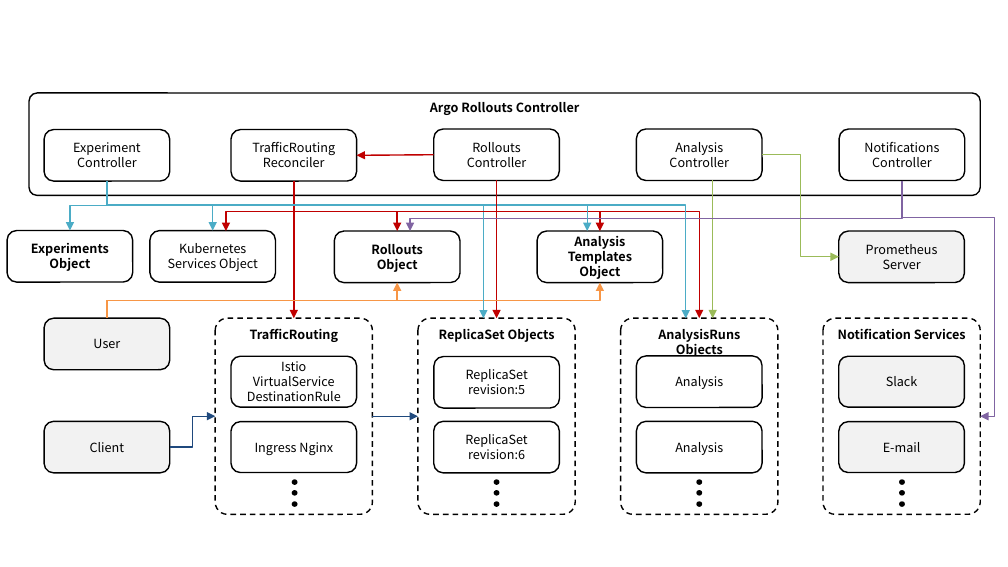
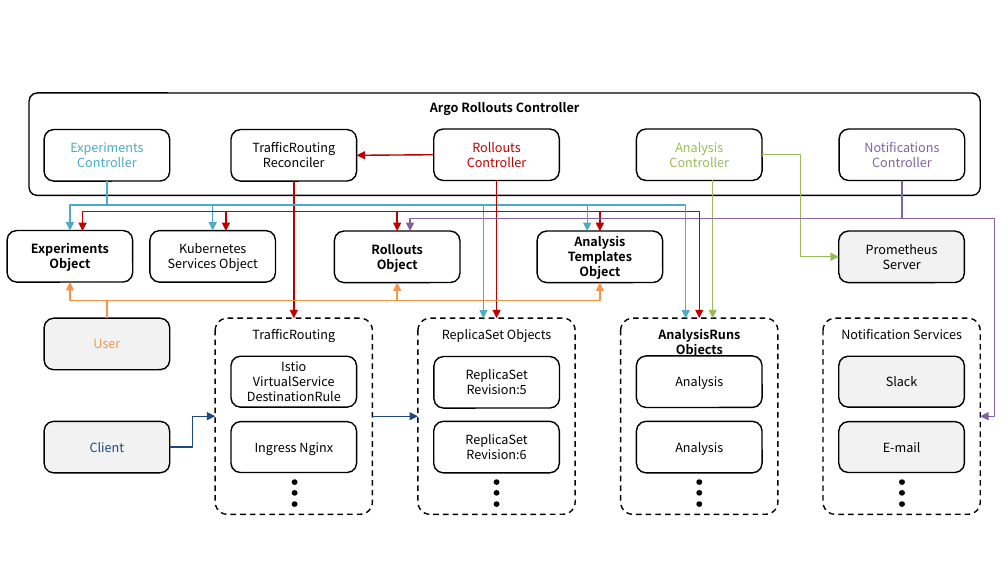
Before and after one commit to ssup2/blog-software, a slide deck: slide 1 of content/docs/theory-analysis/argo-rollouts/images/images.pptx. Drawn at 1008x567 pixels with LibreOffice and Linux fonts; fonts in the diff are those of the drawing. Boxes give left, top, right and bottom in pixels: in the first picture for what was removed or moved away, otherwise in the second. Text is boxed around its words. In the diff, an @@ line names an element or a change of style, - is before the commit and + after.

```diff
--- a/content/docs/theory-analysis/argo-rollouts/images/images.pptx
+++ b/content/docs/theory-analysis/argo-rollouts/images/images.pptx
@@ text in rounded rectangle at <box>70,142,143,167</box>: text changed; text colour #000000 to #4BACC6 @@
-Experiment Controller
+Experiments Controller
@@ rounded rectangle "Rollouts" at <box>433,129,559,180</box>: text colour #000000 to #C00000 @@
@@ rounded rectangle "Analysis" at <box>636,129,762,180</box>: text colour #000000 to #9BBB59 @@
@@ rounded rectangle "Notifications" at <box>840,129,966,180</box>: text colour #000000 to #8064A2 @@
@@ elbow arrow (107, 181) - (70, 231): route changed @@
@@ elbow arrow added from (497, 180) to (83, 231), #C00000 1 pt @@
@@ elbow arrow (107, 181) - (213, 231): route changed @@
@@ elbow arrow (902, 180) - (980, 416): route changed @@
@@ elbow arrow added from (107, 319) to (70, 282), #F79646 1 pt @@
@@ rounded rectangle "User" at <box>44,319,170,370</box>: text colour #000000 to #F79646 @@
@@ bold off in 3 elements at <box>418,319,576,515</box>, <box>215,319,372,515</box>, <box>823,319,980,515</box> @@
@@ text in rounded rectangle at <box>467,381,527,394</box>: text changed @@
-revision:5
+Revision:5
@@ rounded rectangle "Client" at <box>44,421,170,473</box>: text colour #000000 to #1F497D @@
@@ text in rounded rectangle at <box>466,446,526,459</box>: text changed @@
-revision:6
+Revision:6
```
Also in this commit, not shown: 10 slides added, 1 other file.
